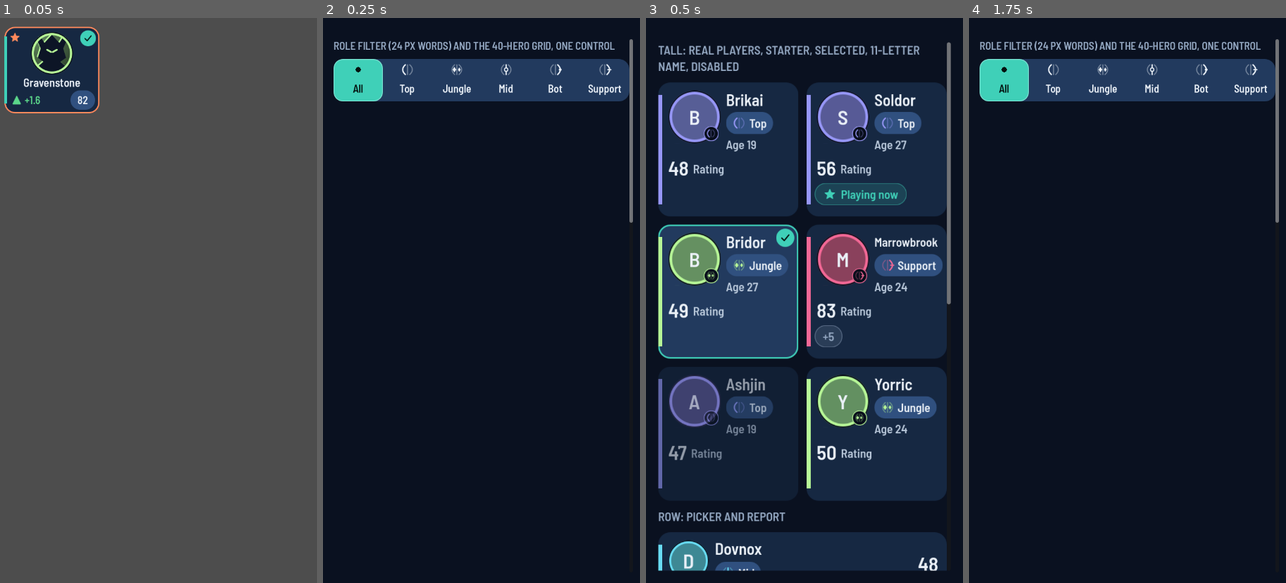
Above: before the commit, frames 1-4 (left to right).
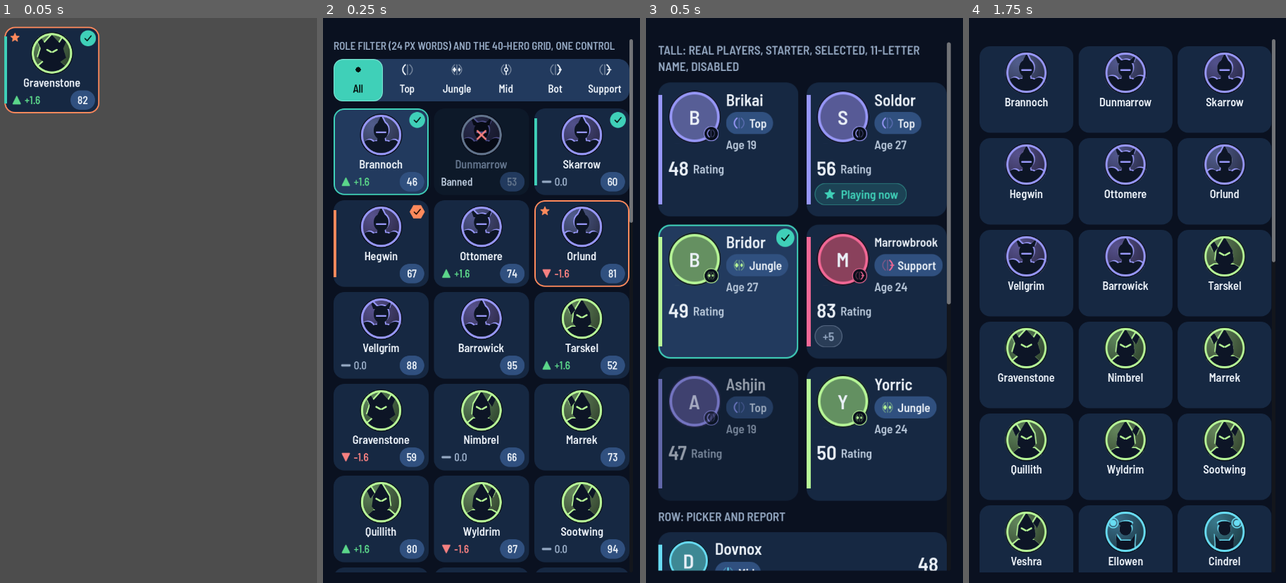
Above: after the commit, the same moments.

Repository: lowfuyi/MOBA-Manager-Dev
Game: Godot game, scene res://tests/check_ui_cards.tscn
The game is run twice, just before and just after one commit, with the same random seed, the same clock (stepped at 60 frames per second) and the same inputs. This scene is started directly instead of the project's main scene.
Inputs (mouse positions are in pixels of both pictures, inside the frame that each line leads up to):
- Up to frame 1 (0.05 s): no input
- Up to frame 2 (0.25 s): no input
- Up to frame 3 (0.5 s): no input
- Up to frame 4 (1.75 s): drag from (1051, 147) to (1159, 176) at 0.52 s; drag from (1051, 131) to (1111, 413) at 1.27 s

Frame 1 is identical in both runs. In frame 2, 60% of the frame differs, in the area x 3-97%, y 16-99%; in frame 3, nothing differs; in frame 4, 73%, in the area x 3-98%, y 3-99%.

Commit message:
0.9.3c: HeroGrid redraws when it moves on its page or its scroll area resizes (rows no longer stay blank until a scroll) (producer)
Co-Authored-By: Claude Opus 5.5 <noreply@anthropic.com>

Diff:
--- a/game/src/ui/components/hero_grid.gd
+++ b/game/src/ui/components/hero_grid.gd
@@ -51,6 +51,7 @@
 	CompKit.tag(self, tut_id)
 	resized.connect(_on_resized)
 	visibility_changed.connect(_on_visibility)
+	set_notify_transform(true)    # 0.9.3c: the grid moved on its page (something above it grew): the visible window moved too
 	_relayout()
 
 
@@ -67,6 +68,9 @@
 		var cb := Callable(self, "_on_clip_scrolled")
 		if not _clip.get_v_scroll_bar().value_changed.is_connected(cb):
 			_clip.get_v_scroll_bar().value_changed.connect(cb)
+		var rc := Callable(self, "_on_clip_resized")
+		if not _clip.resized.is_connected(rc):
+			_clip.resized.connect(rc)
 
 
 func _exit_tree() -> void:
@@ -75,6 +79,9 @@
 		var cb := Callable(self, "_on_clip_scrolled")
 		if _clip.get_v_scroll_bar().value_changed.is_connected(cb):
 			_clip.get_v_scroll_bar().value_changed.disconnect(cb)
+		var rc := Callable(self, "_on_clip_resized")
+		if _clip.resized.is_connected(rc):
+			_clip.resized.disconnect(rc)
 	_clip = null
 
 
@@ -84,6 +91,17 @@
 	var w := _window()
 	if w != _last_window:
 		queue_redraw()
+
+
+## 0.9.3c: the window also moves when the grid moves on its page or the scroll area changes height (no scroll, no width change):
+## before, the rows that came into view stayed blank until the next scroll.
+func _on_clip_resized() -> void:
+	_on_clip_scrolled(0.0)
+
+
+func _notification(what: int) -> void:
+	if what == NOTIFICATION_TRANSFORM_CHANGED and is_inside_tree():
+		_on_clip_scrolled(0.0)
 
 
 ## The part of the grid that can be seen, in the grid's own coordinates (the whole grid when it is not in a scroll area).
--- a/game/tests/check_ui_cards.gd
+++ b/game/tests/check_ui_cards.gd
@@ -70,6 +70,7 @@
 		await _variant(variant)
 	await _colour_blind()
 	await _inplace()
+	await _window_moves()
 	await _negative_controls()
 	App.apply_large_text(false)
 	UI.set_colorblind(false)
@@ -523,6 +524,43 @@
 
 # ---- negative controls: each audit must catch a bad sample ------------------------------------------------------------------------
 
+## 0.9.3c: the grid draws only its visible window; when the grid moves on its page (a part above it grows) or the scroll area
+## changes height, the window it drew must follow without a scroll.
+func _window_moves() -> void:
+	await _fresh_main()
+	var scr := Control.new()
+	scr.set_anchors_preset(Control.PRESET_FULL_RECT)
+	var page := ScrollContainer.new()
+	page.set_anchors_preset(Control.PRESET_FULL_RECT)
+	page.horizontal_scroll_mode = ScrollContainer.SCROLL_MODE_DISABLED
+	scr.add_child(page)
+	var col := VBoxContainer.new()
+	col.size_flags_horizontal = Control.SIZE_EXPAND_FILL
+	page.add_child(col)
+	var above := Control.new()
+	col.add_child(above)
+	var grid := HeroGrid.new()
+	grid.set_heroes(_heroes())
+	col.add_child(grid)
+	App.go(scr)
+	await frames(4)
+	ok(grid._last_window == grid._window() and grid._last_window.size.y > 0.0, "window: the drawn window is the visible one at the start (%s)" % str(grid._last_window))
+	var d0 := grid.draw_count
+	await frames(3)
+	ok(grid.draw_count == d0, "window: a still grid does not redraw")
+	above.custom_minimum_size = Vector2(0, 700)    # a part above the grid grows: the grid moves 700 px down the page
+	await frames(4)
+	ok(grid._last_window == grid._window() and grid.draw_count > d0, "window: after the grid moved down 700 px the drawn window follows (%s, want %s)" % [str(grid._last_window), str(grid._window())])
+	page.set_anchors_preset(Control.PRESET_TOP_LEFT)
+	page.size = Vector2(720, 500)    # the scroll area gets shorter
+	await frames(4)
+	ok(grid._last_window == grid._window(), "window: after the scroll area shrank the drawn window follows (%s, want %s)" % [str(grid._last_window), str(grid._window())])
+	above.custom_minimum_size = Vector2(0, 0)
+	page.size = Vector2(720, 1280)
+	await frames(4)
+	ok(grid._last_window == grid._window(), "window: back to the top, the drawn window follows (%s)" % str(grid._last_window))
+
+
 func _negative_controls() -> void:
 	App.apply_large_text(false)
 	await _fresh_main()
Not shown, changed: company/DECISIONS.md
